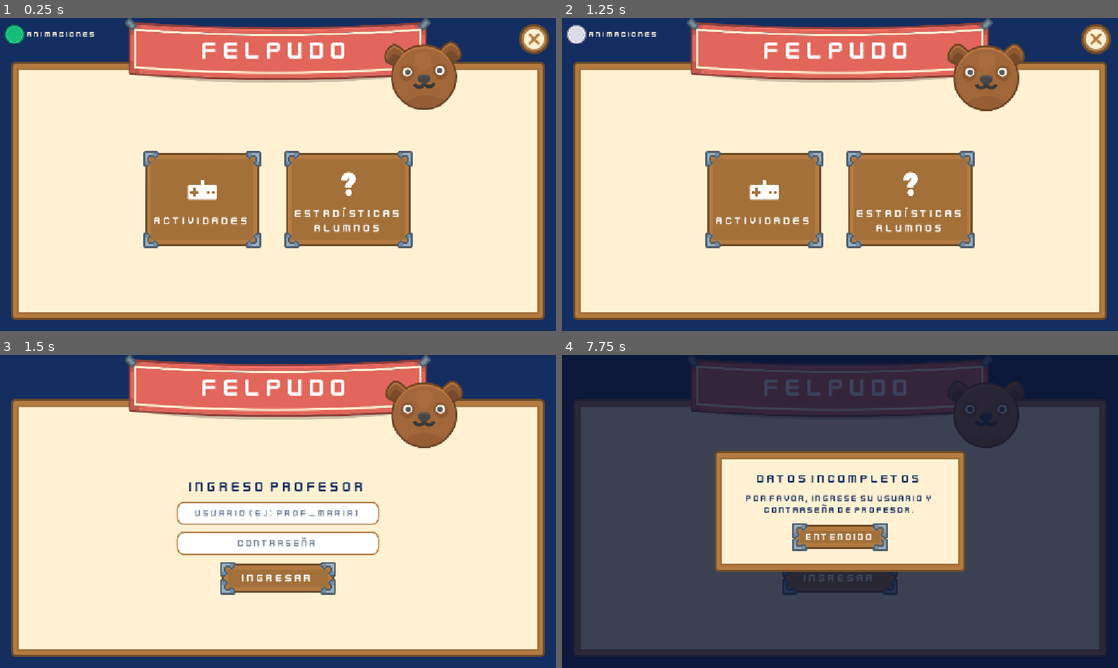
Above: before the commit, frames 1-4 (two rows, left to right).
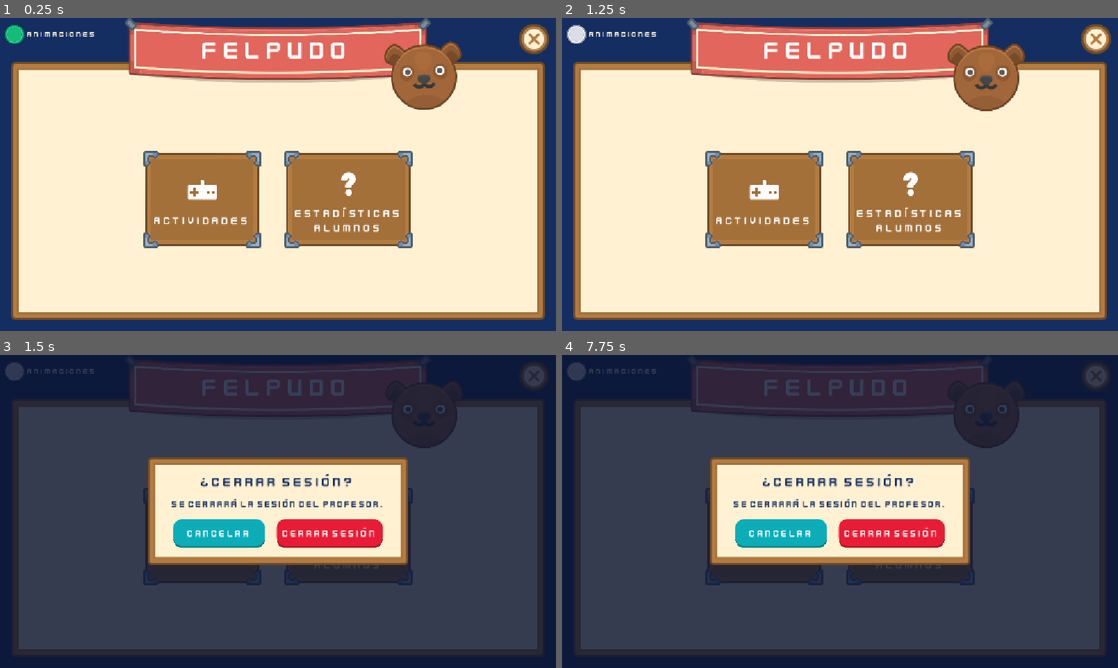
Above: after the commit, the same moments.

Repository: AndresEncalada/Aplicacion-Multiplataforma-de-Actividades-Ludicas-Infantiles
Game: Godot game, scene res://menu_principal.tscn
The game is run twice, just before and just after one commit, with the same random seed, the same clock (stepped at 60 frames per second) and the same inputs. This scene is started directly instead of the project's main scene.
Inputs (mouse positions are in pixels of both pictures, inside the frame that each line leads up to):
- Up to frame 1 (0.25 s): no input
- Up to frame 2 (1.25 s): click (578, 33) at 0.5 s
- Up to frame 3 (1.5 s): click (533, 376) at 1.25 s
- Up to frame 4 (7.75 s): click (578, 370) at 2.02 s; click (1095, 376) at 2.77 s; click (578, 370) at 3.52 s; click (1095, 376) at 4.27 s; tap Enter at 5, 6.5 s; move the mouse to (962, 495) at 5.02 s; click (962, 495) at 5.17 s; tap Space at 5.27, 5.75, 6.02, 7.25, 7.52 s; move the mouse to (728, 527) at 5.77 s; click (728, 527) at 5.92 s; move the mouse to (895, 442) at 6.52 s; click (895, 442) at 6.67 s; move the mouse to (812, 574) at 7.27 s; click (812, 574) at 7.42 s

Frames 1-2 are identical in both runs. In frame 3, 94% of the frame differs, in the area x 0-100%, y 0-100%; in frame 4, 13%.

Commit message:
feat(ui): accent-insensitive search, force sort refresh, session close confirmation
- Add _normalizar() helper to base_ui.gd to strip Spanish accents/tildes
  so search works with or without them (Pérez matches 'perez')
- Apply _normalizar to both search key and query in student list;
  add queue_sort() so the VBoxContainer reflows after hiding cards
- Add confirmation modal to menu_principal before closing teacher session;
  X button now shows '¿Cerrar sesión?' dialog with Cancel / Cerrar sesión

Diff:
--- a/frontend/felpudo/base_ui.gd
+++ b/frontend/felpudo/base_ui.gd
@@ -54,6 +54,11 @@
 # ---------------------------------------------------------------------------
 # UI helpers
 # ---------------------------------------------------------------------------
+
+func _normalizar(s: String) -> String:
+	return s.to_lower()\
+		.replace("á","a").replace("é","e").replace("í","i").replace("ó","o").replace("ú","u")\
+		.replace("ñ","n").replace("ü","u")
 
 func _crear_label(texto: String, tam: int, color: Color, _negrita: bool) -> Label:
 	var lbl = Label.new()
--- a/frontend/felpudo/login_profesor.gd
+++ b/frontend/felpudo/login_profesor.gd
@@ -346,12 +346,13 @@
 				)
 		)
 		vbox_tarjetas.add_child(card)
-		entradas.append({"card": card, "key": (apellido + nombre).to_lower()})
+		entradas.append({"card": card, "key": _normalizar(apellido + " " + nombre)})
 
 	search.text_changed.connect(func(texto: String):
-		var q := texto.to_lower().strip_edges()
+		var q := _normalizar(texto.strip_edges())
 		for e in entradas:
 			e["card"].visible = q.is_empty() or e["key"].contains(q)
+		vbox_tarjetas.queue_sort()
 	)
 
 func _iniciar_sesion_y_abrir_actividades(alumno: Dictionary):
--- a/frontend/felpudo/menu_principal.gd
+++ b/frontend/felpudo/menu_principal.gd
@@ -9,10 +9,12 @@
 const ICO_BEAR        := "res://assets/iconos/bear.png"
 
 var _check_anim_btn: TextureButton
+var _modal_confirmar_cerrar: ColorRect
 
 func _ready():
 	super._ready()
 	_construir_ui()
+	_construir_modal_confirmar()
 
 # ---------------------------------------------------------------------------
 # Interfaz principal
@@ -75,11 +77,10 @@
 
 	btn_x.pressed.connect(func():
 		if _btn_bloqueado: return
-		_btn_bloqueado = true
-		if _sfx_cerrar: _sfx_cerrar.play()
-		if has_node("/root/SesionState"):
-			SesionState.cerrar_sesion_profesor()
-		get_tree().change_scene_to_file("res://login_profesor.tscn")
+		if _sfx_click: _sfx_click.play()
+		if is_instance_valid(_modal_confirmar_cerrar):
+			_modal_confirmar_cerrar.move_to_front()
+			_modal_confirmar_cerrar.visible = true
 	)
 	return btn_x
 
@@ -321,3 +322,91 @@
 	tw.tween_property(card, "scale", Vector2(0.92, 0.92), 0.08).set_trans(Tween.TRANS_QUART)
 	tw.tween_property(card, "scale", Vector2(1.0, 1.0),   0.18).set_trans(Tween.TRANS_BACK).set_ease(Tween.EASE_OUT)
 	tw.tween_callback(func(): get_tree().change_scene_to_file(escena))
+
+# ---------------------------------------------------------------------------
+# Modal de confirmación: cerrar sesión
+# ---------------------------------------------------------------------------
+
+func _construir_modal_confirmar():
+	_modal_confirmar_cerrar = ColorRect.new()
+	_modal_confirmar_cerrar.color   = Color(0.04, 0.08, 0.20, 0.82)
+	_modal_confirmar_cerrar.set_anchors_and_offsets_preset(Control.PRESET_FULL_RECT)
+	_modal_confirmar_cerrar.visible = false
+	_modal_confirmar_cerrar.z_index = 50
+	add_child(_modal_confirmar_cerrar)
+
+	var cc = CenterContainer.new()
+	cc.set_anchors_and_offsets_preset(Control.PRESET_FULL_RECT)
+	_modal_confirmar_cerrar.add_child(cc)
+
+	var card = PanelContainer.new()
+	card.custom_minimum_size = Vector2(540, 220)
+	var tex_panel = load(ICO_PANEL) as Texture2D
+	if tex_panel:
+		var style = StyleBoxTexture.new()
+		style.texture = tex_panel
+		_aplicar_margenes_panel(style, tex_panel)
+		card.add_theme_stylebox_override("panel", style)
+	cc.add_child(card)
+
+	var vb = VBoxContainer.new()
+	vb.alignment = BoxContainer.ALIGNMENT_CENTER
+	vb.add_theme_constant_override("separation", 20)
+	card.add_child(vb)
+
+	var lbl_titulo = _crear_label("¿Cerrar sesión?", 28, NAVY, true)
+	lbl_titulo.horizontal_alignment = HORIZONTAL_ALIGNMENT_CENTER
+	vb.add_child(lbl_titulo)
+
+	var lbl_desc = _crear_label("Se cerrará la sesión del profesor.", 18, NAVY, false)
+	lbl_desc.horizontal_alignment = HORIZONTAL_ALIGNMENT_CENTER
+	vb.add_child(lbl_desc)
+
+	var hb = HBoxContainer.new()
+	hb.alignment = BoxContainer.ALIGNMENT_CENTER
+	hb.add_theme_constant_override("separation", 24)
+	vb.add_child(hb)
+
+	var btn_cancelar = _crear_boton_confirmar("Cancelar", TURQUESA, func():
+		_modal_confirmar_cerrar.visible = false
+	)
+	hb.add_child(btn_cancelar)
+
+	var btn_cerrar = _crear_boton_confirmar("Cerrar sesión", Color(0.91, 0.11, 0.21), func():
+		_modal_confirmar_cerrar.visible = false
+		if has_node("/root/SesionState"):
+			SesionState.cerrar_sesion_profesor()
+		get_tree().change_scene_to_file("res://login_profesor.tscn")
+	)
+	hb.add_child(btn_cerrar)
+
+
+func _crear_boton_confirmar(texto: String, color_fondo: Color, accion: Callable) -> PanelContainer:
+	var card = PanelContainer.new()
+	card.custom_minimum_size = Vector2(190, 60)
+	card.mouse_filter        = Control.MOUSE_FILTER_STOP
+
+	var sf = StyleBoxFlat.new()
+	sf.bg_color = color_fondo
+	sf.set_corner_radius_all(18)
+	sf.border_color = color_fondo.darkened(0.25)
+	sf.border_width_bottom = 5
+	sf.set_content_margin_all(12)
+	card.add_theme_stylebox_override("panel", sf)
+
+	var cc2 = CenterContainer.new()
+	card.add_child(cc2)
+	var lbl = _crear_label(texto, 20, Color.WHITE, true)
+	lbl.horizontal_alignment = HORIZONTAL_ALIGNMENT_CENTER
+	cc2.add_child(lbl)
+
+	card.gui_input.connect(func(ev: InputEvent):
+		if ev is InputEventScreenTouch and ev.pressed:
+			if _sfx_click: _sfx_click.play()
+			accion.call()
+		elif ev is InputEventMouseButton and ev.pressed and ev.button_index == MOUSE_BUTTON_LEFT:
+			if _sfx_click: _sfx_click.play()
+			accion.call()
+	)
+	_iniciar_wobble(card)
+	return card
